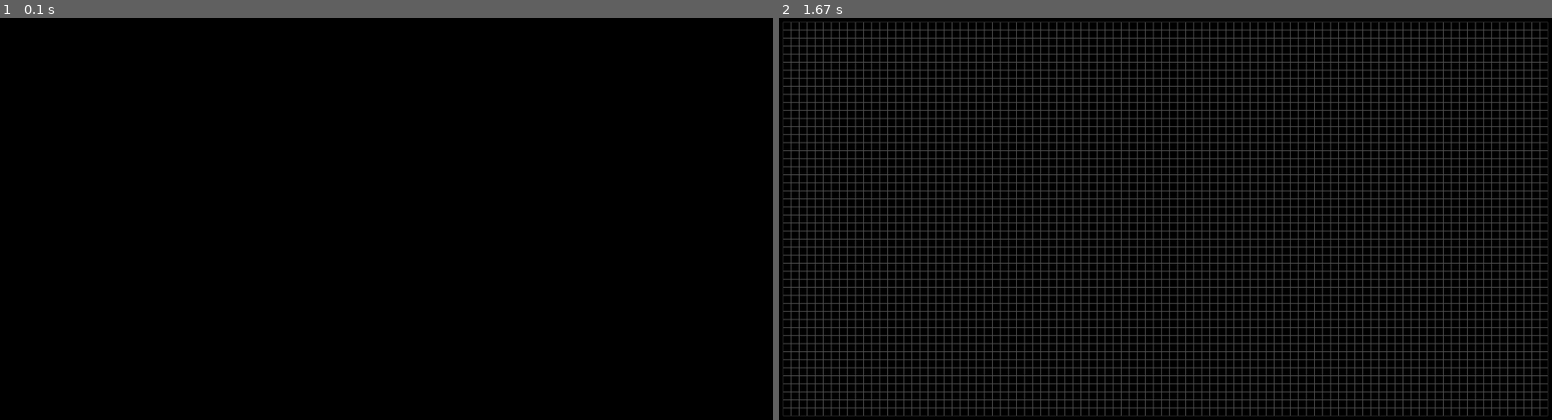
Above: before the commit, frames 1-2 (left to right).
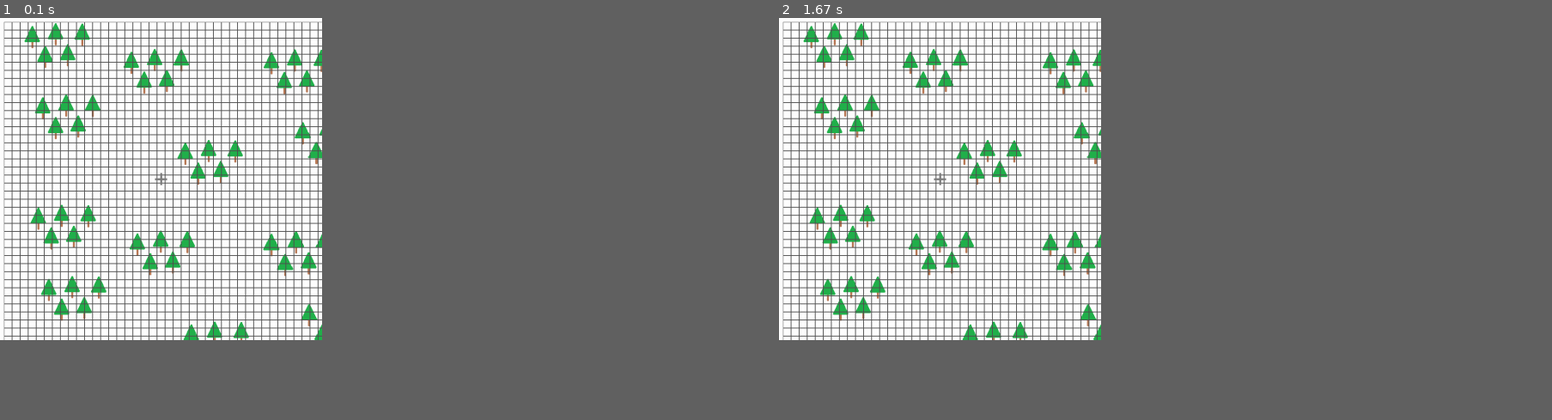
Above: after the commit, the same moments.

Repository: PatrutK/PyGameProject_CityBuilding
Game: pygame game, started from main.py
Same seed, same stepped clock (60 frames per second), same inputs: the game is played once before the commit and once after it.
Inputs:
- Up to frame 1 (0.1 s): no input
- Up to frame 2 (1.67 s): tap Space at 0.33 s; hold Right 0.67-1.13 s; hold Up 1.17-1.63 s
In our replay, the window is 900x468 before the commit and 375x375 after it. These sizes can differ from the game's own. Grey fills any space a smaller window leaves; there, only what the larger window draws over its background counts as a difference.

The runs differ from the first frame. In frame 1, 33% of the frame differs, in the area x 0-42%, y 0-81%; in frame 2, 49%, in the area x 0-100%, y 0-100%.

Commit message:
Загрузка картинок, изменения в классе Board (сделал значения неизменяемыми), Добавил класс Kursor для свободного передвижения по большой карте (управление стрелочками), попытался реализовать камеру, следящую за передвижениями курсора, папка data со спрайтами

Diff:
--- a/main.py
+++ b/main.py
@@ -1,20 +1,40 @@
 import pygame
+import os
+import sys
+
+all_sprites = pygame.sprite.Group()
+kursor_group = pygame.sprite.Group()
+
+
+def load_image(name, color_key=None):  # нужна для подгрузки картинки в игру
+    fullname = os.path.join('data', name)
+    try:  # Выявляем ошибку
+        image = pygame.image.load(fullname)
+    except pygame.error as message:
+        print('Картинку не удаётся загрузить', fullname)
+        raise SystemExit(message)
+    if color_key is not None:  # Прозрачность картинки, если Нан, то она уже прозрачна
+        if color_key == -1:  # Если передано -1, то по верхнему левому углу удаляем фон
+            color_key = image.get_at((0, 0))
+        image.set_colorkey(color_key)  # Ставим фоном передаваемое значение
+    return image
 
 
 class Board:  # отрисовка поля
-    def __init__(self, width, height, left=10, top=10, cell_size=20):  # так удобнее
-        self.width = width
-        self.height = height
-        self.board = [[0] * width for _ in range(height)]
-        self.left = left
-        self.top = top
-        self.cell_size = cell_size
+    def __init__(self, screen):  # так удобнее
+        self.width = 50
+        self.height = 100
+        self.board = [[0] * self.width for _ in range(self.height)]
+        self.left = 10
+        self.top = 10
+        self.cell_size = 20
+        self.screen = screen
 
-    def render(self, screen):
+    def render(self):
         color = pygame.Color(80, 80, 80)
         for y in range(self.height):
             for x in range(self.width):
-                pygame.draw.rect(screen, color, (
+                pygame.draw.rect(self.screen, color, (
                     self.left + y * self.cell_size, self.top + x * self.cell_size, self.cell_size,
                     self.cell_size), 1)
 
@@ -22,6 +42,7 @@
         self.cell_x = (mouse_position[0] - self.left) // self.cell_size
         self.cell_y = (mouse_position[1] - self.top) // self.cell_size
         if (0 <= self.cell_x < self.width) and (0 <= self.cell_y < self.height):
+            print(self.cell_x, self.cell_y)
             return self.cell_x, self.cell_y
 
     def on_click(self, cell_coordinates):
@@ -29,66 +50,145 @@
             self.board[self.cell_y][self.cell_x] = (self.board[self.cell_y][self.cell_x] + 1)
 
 
-class ResidentialBuildings(Board):
-    def __init__(self, *args, **k_args):
+class Kursor(pygame.sprite.Sprite):
+    def __init__(self):
+        super().__init__()
+        self.image = load_image('kursor.png', -1)
+        self.rect = self.image.get_rect()  # Получаем размеры "Прямоугольника" спрайта
+        self.rect = self.rect.move(200, 200)
+
+        self.add(kursor_group, all_sprites)
+
+    def move_up(self):
+        self.rect = self.rect.move(0, -20)
+        print(self.rect.x, self.rect.y)
+
+    def move_down(self):
+        self.rect = self.rect.move(0, +20)
+
+    def move_left(self):
+        self.rect = self.rect.move(-20, 0)
+
+    def move_right(self):
+        self.rect = self.rect.move(+20, 0)
+
+
+class Camera:
+    # зададим начальный сдвиг камеры
+    def __init__(self):
+        self.dx = 0
+        self.dy = 0
+
+    # сдвинуть объект obj на смещение камеры
+    def apply(self, obj):
+        obj.rect.x += self.dx
+        obj.rect.y += self.dy
+
+    # позиционировать камеру на объекте target
+    def update(self, target):
+        # print(target.rect.x, target.rect.w // 2)
+        # print(WIDTH_SIZE)
+        self.dx = -(target.rect.x + target.rect.w // 2 - WIDTH_SIZE // 2)
+        self.dy = -(target.rect.y + target.rect.h // 2 - HEIGHT_SIZE // 2)
+
+
+class ResidentialBuildings():
+    def __init__(self, *args):
         super().__init__()
         pass
 
 
-class IndustrialBuildings(Board):
+class IndustrialBuildings():
     def __init__(self, *args):
         super().__init__()
         pass
         #  сельхоз, заводы
 
 
-class CultureBuildings(Board):
+class CultureBuildings():
     def __init__(self, *args):
         super().__init__()
         pass
     #  кружки, театр, парки
 
 
-class EntertainmentBuildings(Board):
+class EntertainmentBuildings():
     def __init__(self, *args):
         super().__init__()
         pass
     #  площадки, кино
 
 
-class Road(Board):
+class Road():
     def __init__(self, *args):
         super(Road, self).__init__()
         pass
     #  дороги
 
 
+def load_image(name, color_key=None):  # нужна для подгрузки картинки в игру
+    fullname = os.path.join('data', name)
+    try:  # Выявляем ошибку
+        image = pygame.image.load(fullname)
+    except pygame.error as message:
+        print('Картинку не удаётся загрузить', fullname)
+        raise SystemExit(message)
+    if color_key is not None:  # Прозрачность картинки, если Нан, то она уже прозрачна
+        if color_key == -1:  # Если передано -1, то по верхнему левому углу удаляем фон
+            color_key = image.get_at((0, 0))
+        image.set_colorkey(color_key)  # Ставим фоном передаваемое значение
+    return image
+
+
 if __name__ == '__main__':
     pygame.init()
-    size = 1920, 1000
-    screen = pygame.display.set_mode(size)
-    board = Board(49, 95)
-    homes = ResidentialBuildings
+    WIDTH_SIZE, HEIGHT_SIZE = 800, 800
+    FPS = 60
+
+    screen = pygame.display.set_mode((WIDTH_SIZE, HEIGHT_SIZE))
     pygame.display.set_caption('Панельки')
+
+    fon_image = load_image('map.png')
+    fonWidth, fonHeight = fon_image.get_rect().size
+
+    main = Board(screen)
+    kursor = Kursor()
+    camera = Camera()
+    clock = pygame.time.Clock()
+
     running = True
-    main_build = True  # режим наблюдателя
+    main_build = True
 
     while running:
         for event in pygame.event.get():
             if event.type == pygame.QUIT:
                 running = False
+            elif event.type == pygame.KEYDOWN:
+                if event.key == pygame.K_UP:
+                    kursor.move_up()
+                    # print(kursor.rect.x, kursor.rect.y, kursor.rect.w, kursor.rect.h)
+                elif event.key == pygame.K_DOWN:
+                    kursor.move_down()
+                elif event.key == pygame.K_RIGHT:
+                    kursor.move_right()
+                elif event.key == pygame.K_LEFT:
+                    kursor.move_left()
 
         keys = pygame.key.get_pressed()
         if keys[pygame.K_ESCAPE]:  # Выход из игры
             running = False
 
-        if keys[pygame.K_LALT]:  # Сворачивание окна
-            pygame.display.iconify()
-
         if keys[pygame.K_SPACE]:  # Режим редактирования карты
             main_build = not main_build
             if main_build:
-                board.render(screen)
-                pygame.display.flip()
+                pass
+
+        screen.blit(fon_image, (0, 0))
+        main.render()
+        all_sprites.draw(screen)
+        camera.update(kursor)
+        for sprite in all_sprites:
+            camera.apply(sprite)
+        pygame.display.flip()
 
     pygame.quit()
Binary file added: data/kursor.png
Binary file added: data/map.png
Binary file added: data/Вода.png
